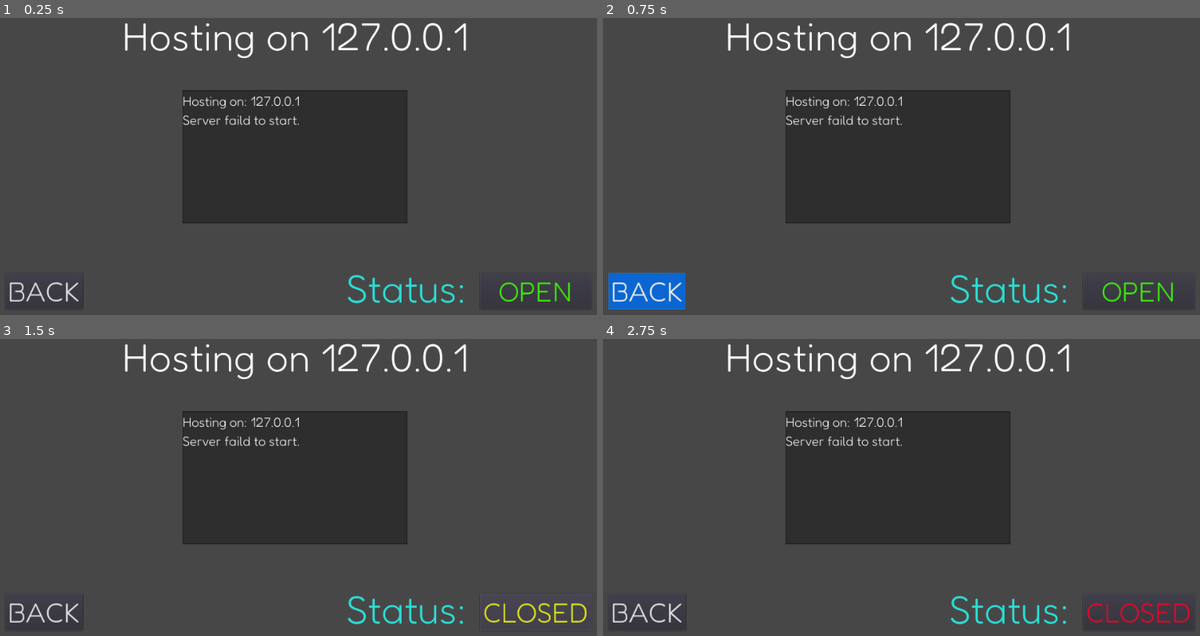
Above: before the commit, frames 1-4 (two rows, left to right).
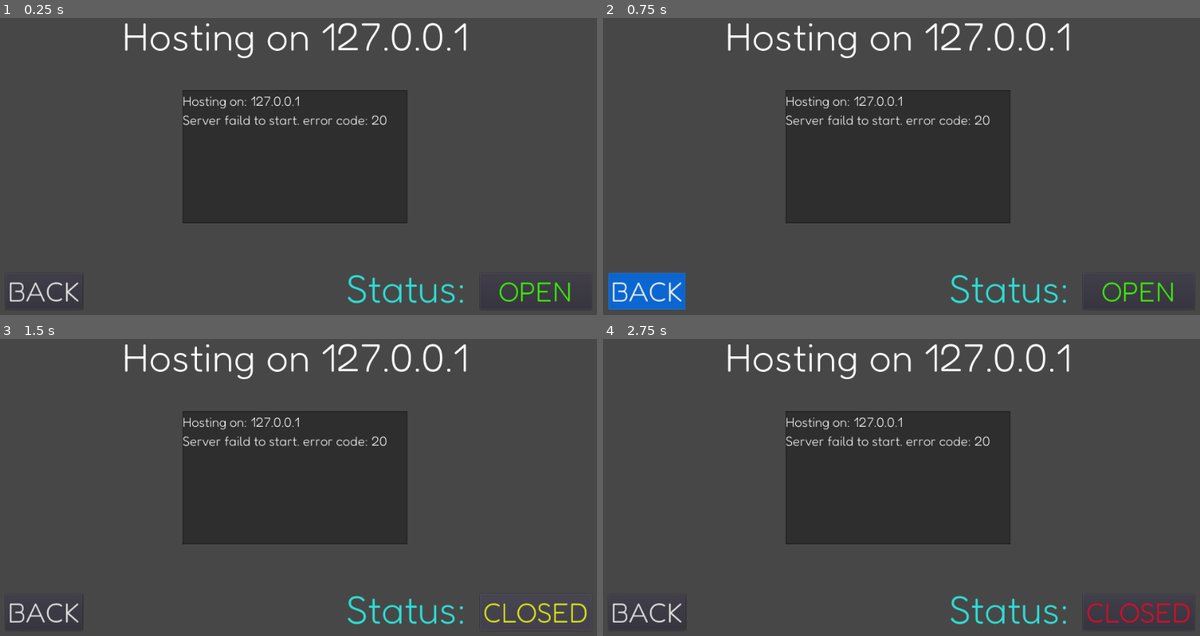
Above: after the commit, the same moments.

Repository: RitleDev/Skive
Game: Godot game, scene res://Assets/Scenes/Host.tscn
Same seed, same stepped clock (60 frames per second), same inputs: the game is played once before the commit and once after it. This scene is started directly instead of the project's main scene.
Inputs (mouse positions are in pixels of both pictures, inside the frame that each line leads up to):
- Up to frame 1 (0.25 s): no input
- Up to frame 2 (0.75 s): click "BACK" at 0.5 s
- Up to frame 3 (1.5 s): click "OPEN" at 1.25 s
- Up to frame 4 (2.75 s): move the mouse to (1038, 454) at 2.02 s; click (1038, 454) at 2.17 s

The runs differ from the first frame. In frame 1, 0.2% of the frame differs, in the area x 50-65%, y 32-37%; in frame 2, 0.2%; in frame 3, 0.2%; in frame 4, 0.2%.
Error before the commit: Invalid get index 'pressed' (on base: 'null instance'). (res://Assets/Scripts/HostNet.gd:449)
Error after the commit: Invalid get index 'pressed' (on base: 'null instance'). (res://Assets/Scripts/HostNet.gd:457)

Commit message:
Added logging for the client + fixes :100:
Fixes included not deleting last log when creating a new one and not closing the file properly.

Diff:
--- a/Assets/Scripts/HostNet.gd
+++ b/Assets/Scripts/HostNet.gd
@@ -21,7 +21,7 @@
 # Server loop booleans & Availability states
 var server_runnning: bool = false
 var open: bool = true
-var log_node_status: Node = null
+var log_node_status: Node = null  # Is logging off or on
 
 # Selected server details (client protocol uses this)
 var ser_ip = ''
@@ -36,8 +36,8 @@
 var sound_locker: Mutex  # This is used to track msg ID and avoid confilct.
 var create_locker: Mutex  # This is used when creating users and AudioStreams
 var player_locker: Mutex  # This is used to prevent Audio collisions.
-var text_locker: Mutex
-var logs_locker: Mutex
+var text_locker: Mutex  # Locking when changing console text & other UI objects.
+var logs_locker: Mutex  # Locking when writing to log file.
 var user_id_counter: int  # This is used to give each user its own ID.
 
 var sound_thread
@@ -88,6 +88,12 @@
 # Responsible for hosting a server and managing connections
 func server():
 	print('Initializing server...')
+	# Deleting previous log:
+	var dir = Directory.new()
+	var file: File = File.new()
+	if file.file_exists(PATH):
+		dir.remove(PATH)
+	file.close()
 	var time_dict = OS.get_datetime()
 	append_log(String(time_dict['day']) + '/' + String(time_dict['month'])
 	 + '/' + String(time_dict['year']) + ' | ' +
@@ -97,11 +103,14 @@
 		print('Server listen OK')
 		var line = 'Server started!'
 		add_line(line)
-		append_log('Server started!\n')
+		append_log(line + '\n')
 	else:
 		print('Server listen failed, error code: ', status)
-		add_line('Server faild to start.')
-		append_log('Server faild to start.\n')
+
+		add_line('Server faild to start. error code: ' + String(status) +
+		 '\n')
+		append_log('Server faild to start. error code: ' + String(status) +
+		 '\n')
 		return
 	server_runnning = true
 
@@ -130,7 +139,7 @@
 	var code = splitted[0]
 
 	# Storing messages coming from the client in log file:
-	append_log("<From: " + ip + '> ' + log_data)
+	append_log("<From: " + ip + '> ' + log_data)  # Logging activity
 
 	# Handeling message
 	if code == 'DISC' and open:  # Discover
@@ -197,8 +206,7 @@
 			var sending = ('SEND#' + String(msg_id) + '#' \
 			+ String(sound_length) + '#' + String(users[ip].id) \
 			+ '###').to_ascii()
-			# Appending unziped audio
-			#sending.append_array(data.subarray(type_index + 3, -1))
+
 			# Redirecting data to all users
 			for user in users:
 				if users[user].id != users[ip].id:  # Prevet echo of audio
@@ -454,4 +462,5 @@
 		else:
 			file.open(PATH, File.WRITE)
 		file.store_line(data)
+		file.close()
 	logs_locker.unlock()
--- a/Assets/Scripts/UserNet.gd
+++ b/Assets/Scripts/UserNet.gd
@@ -27,6 +27,7 @@
 # Client server loop booleans
 var client_runnning: bool = false
 var is_active: bool = true
+var log_node_status: Node = null  # Is logging off or on
 
 # Selected server details (client protocol uses this)
 export var ser_ip = ''
@@ -41,6 +42,7 @@
 var sound_locker: Mutex  # This is used to track msg ID and avoid confilct.
 var create_locker: Mutex  # This is used when creating users and AudioStreams
 var player_locker: Mutex  # This is used to prevent Audio collisions.
+var logs_locker: Mutex  # Locking when writing to log file.
 var user_id_counter: int  # This is used to give each user its own ID.
 
 var sound_thread
@@ -58,12 +60,16 @@
 # Port to host on -
 const SERVER_PORT: int = 7373
 const CLIENT_PORT: int = 3737
+const PATH: String = './net_logs.txt'  # Path of logs file.
 
 
 func _ready():
 	sound_locker = Mutex.new()
 	create_locker = Mutex.new()
 	player_locker = Mutex.new()
+	logs_locker = Mutex.new()
+	log_node_status = get_tree().get_root()
+	log_node_status = log_node_status.get_node('SceneManager/TitleBar/LogCheck')
 	user_id_counter = 1  # Server is taking ID -> 0
 	var output = []
 	# Getting subnet mask + ip
@@ -83,8 +89,26 @@
 
 func client():
 	print_debug('Initializing client...')
-	socketUDP.listen(CLIENT_PORT, host_ip)
-
+	# Deleting previous log:
+	var dir: Directory = Directory.new()
+	var file: File = File.new()
+	if file.file_exists(PATH):
+		dir.remove(PATH)
+	file.close()
+	var time_dict = OS.get_datetime()
+	append_log(String(time_dict['day']) + '/' + String(time_dict['month'])
+	 + '/' + String(time_dict['year']) + ' | ' +
+	String(time_dict['hour']) +':' + String(time_dict['minute']))
+	var status = socketUDP.listen(CLIENT_PORT, host_ip)
+	if status == 0:
+		print('CLIENT listen OK')
+		var line = 'Client started'
+		append_log(line + '\n')
+	else:
+		print('Client listen failed, error code: ', status)
+		append_log('Client faild to start. error code: ' + String(status) +
+		 '\n')
+		return
 
 	var idx = AudioServer.get_bus_index("Record")
 	effect = AudioServer.get_bus_effect(idx,1)
@@ -112,9 +136,11 @@
 	# Index when protocol stops being ascii and becomes binary
 	var type_index = find_triple_hashtag(data)  # Index between the str & bin
 	var splitted = data.subarray(0, type_index)
+	var log_data = splitted.get_string_from_ascii()
 	splitted = byte_array_to_string(splitted).split('#')
 	var msg_code = splitted[0]  # Getting message code
-	#print('Code:', msg_code, ' ID:', msg_id, ' Length:', sound_length)
+
+	append_log("<From: " + ip + '> ' + log_data)  # Logging activity
 
 	if msg_code == 'SEND' and aes_key != null:
 		var msg_id = int(splitted[1])  # Getting message ID (prevent override)
@@ -199,11 +225,14 @@
 		# Message format looks like this('0' is the id of the server):
 		# SEND#AUDIO_ID#UNCOMPRESSED_LENGTH(string)#SERVER_USER_ID###audio
 		var packet:PoolByteArray = ('SEND#' + String(audio_id) + '#').to_ascii() \
-		+ (String(js_rec.to_ascii().size()) + '#0###').to_ascii() \
-		+ AES.encrypt_CBC(js_rec.to_ascii().compress(3), aes_key, IV)
+		+ (String(js_rec.to_ascii().size()) + '#0###').to_ascii()
+		var string_length = packet.size() - 3
+		packet.append_array(AES.encrypt_CBC(js_rec.to_ascii().compress(3), aes_key, IV))
 		audio_id += 1
+		var to_log = packet.subarray(0, string_length)
 		for i in range(3):
 			socketUDP.put_packet(packet)
+			append_log('<To: ' + ser_ip + '> ' + to_log.get_string_from_ascii())
 
 
 func play_audio(recording, playback):
@@ -219,8 +248,10 @@
 	rsa_key = CryptoKey.new()
 	rsa_key = crypto.generate_rsa(2048)
 	var rsa_key_str = rsa_key.save_to_string(true)
+	var packet:String = 'JOIN#' + rsa_key_str
 	for _i in range(3):
-		socketUDP.put_packet(('JOIN#' + rsa_key_str).to_utf8())
+		socketUDP.put_packet(packet.to_utf8())
+		append_log(packet)
 
 
 func parse_vector2(data: String):
@@ -299,3 +330,17 @@
 		is_recording = false
 		client_runnning = false
 		$RichTextLabel.bbcode_text = '[center]Connection timed out![/center]'
+
+
+func append_log(data: String):
+	logs_locker.lock()
+	if log_node_status.pressed:
+		var file: File = File.new()
+		if file.file_exists(PATH):
+			file.open(PATH, File.READ_WRITE)
+			file.seek_end()
+		else:
+			file.open(PATH, File.WRITE)
+		file.store_line(data)
+		file.close()
+	logs_locker.unlock()
Not shown, added: net_logs.txt
